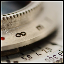
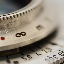
Two versions of the same layered image (64 x 64). Layer-by-layer changes:
removed layer "overlay" (was overlay, 50%) over [1, 1, 63, 63]
removed layer "border" over [0, 0, 64, 64]
